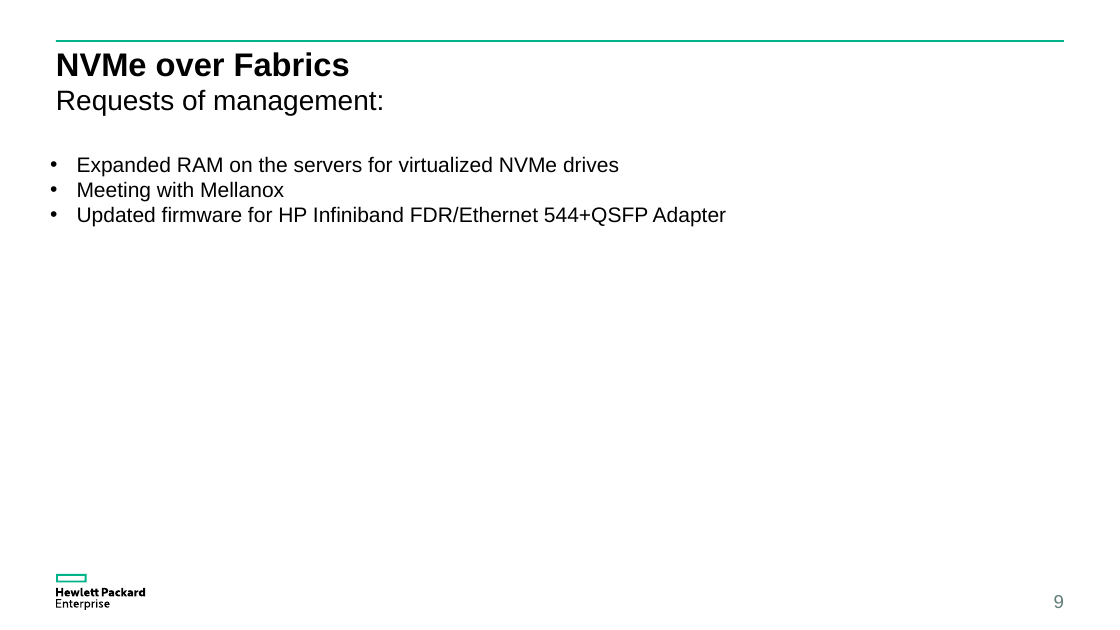
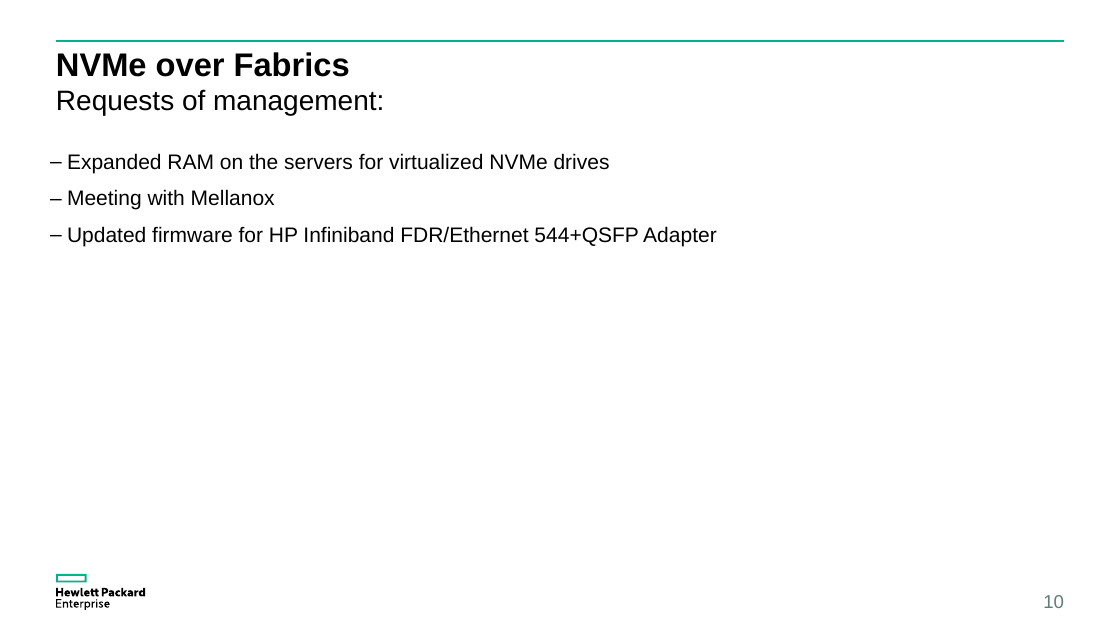
Before and after one commit to coy-humphrey/nvme-hpe, a slide deck: slide 10 of deliverables/HPE Presentation.pptx (slide 9 before the commit). Drawn at 1120x630 pixels with LibreOffice and Linux fonts; fonts in the diff are those of the drawing. Boxes give left, top, right and bottom in pixels: in the first picture for what was removed or moved away, otherwise in the second. Text is boxed around its words. In the diff, an @@ line names an element or a change of style, - is before the commit and + after.

```diff
--- a/deliverables/HPE Presentation.pptx
+++ b/deliverables/HPE Presentation.pptx
@@ text "Expanded RAM on the servers ..." at (67,153,717,247): bullet • to –; line spacing 1 to 0.9; more space between paragraphs @@
@@ page number at (1043,595,1064,608): text changed @@
-9
+10
```
Also in this commit, not shown: 6 other slides changed, 2 slides added, 1 slide removed.
